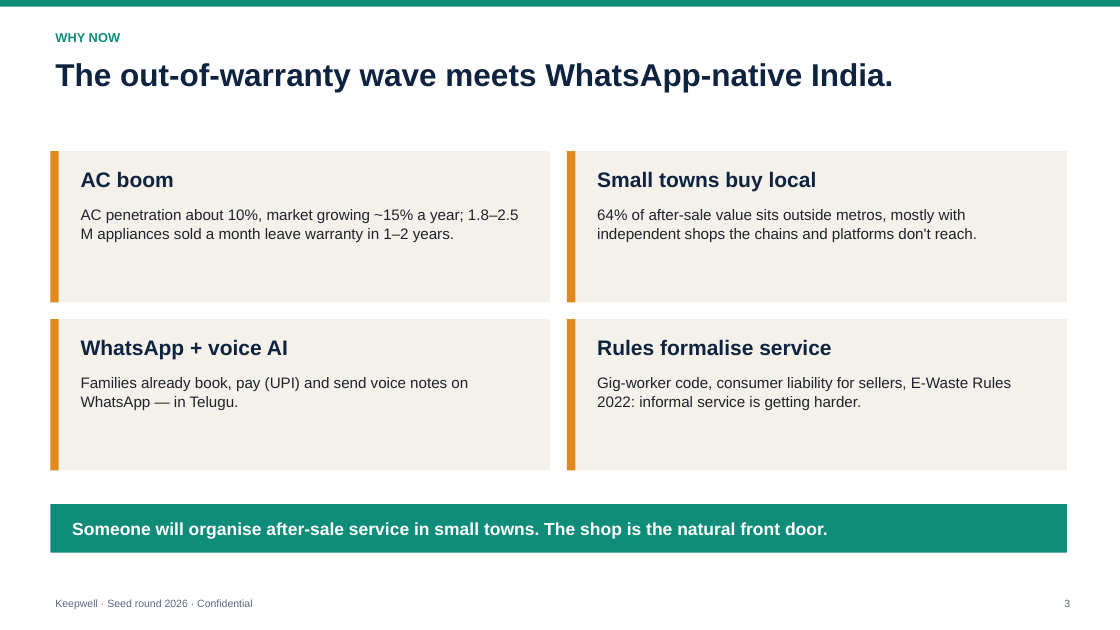
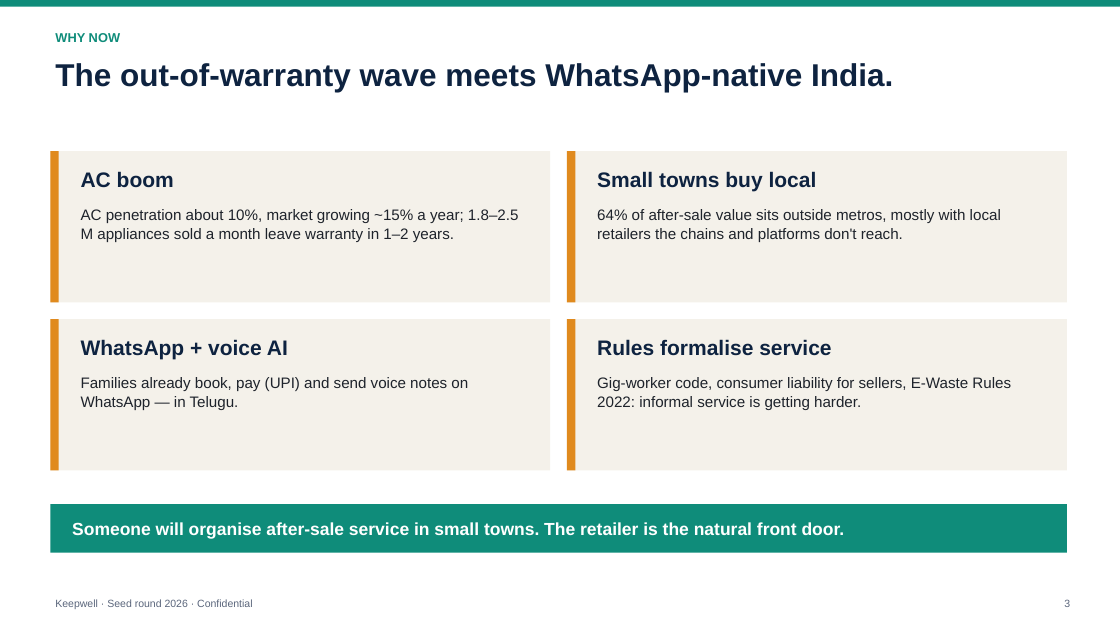
Before and after one commit to PrathyushaKalluri/keepwell, a slide deck: slide 3 of pitch_v2/deck/Keepwell_Seed_Deck.pptx. Drawn at 1120x630 pixels with LibreOffice and Linux fonts; fonts in the diff are those of the drawing. Boxes give left, top, right and bottom in pixels: in the first picture for what was removed or moved away, otherwise in the second. Text is boxed around its words. In the diff, an @@ line names an element or a change of style, - is before the commit and + after.

```diff
--- a/pitch_v2/deck/Keepwell_Seed_Deck.pptx
+++ b/pitch_v2/deck/Keepwell_Seed_Deck.pptx
@@ text at (597,209,1001,242): text changed @@
-64% of after-sale value sits outside metros, mostly with independent shops the chains and platforms don't reach.
+64% of after-sale value sits outside metros, mostly with local retailers the chains and platforms don't reach.
@@ text at (72,522,845,539): text changed @@
-Someone will organise after-sale service in small towns. The shop is the natural front door.
+Someone will organise after-sale service in small towns. The retailer is the natural front door.
```
Also in this commit, not shown: 12 other slides changed, 1 slide added, 1 slide removed, 40 other files.
